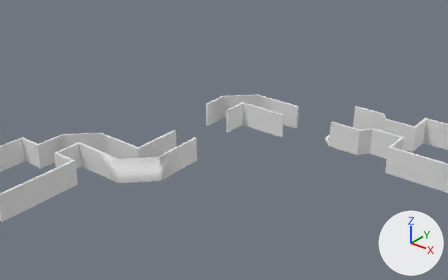
A saved change to the FBX model StageData/Stage1/Stage_1_Wall.fbx.
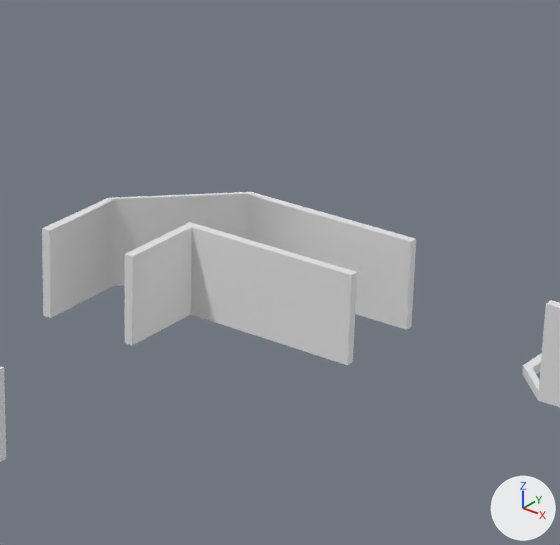
The first picture shows the older version from a 50 mm camera at (183.5, -70.7, 115.4) aimed at (37.1, 112.3, 1.9). The close-ups show both versions on the part from 44% to 75% of the width and 17% to 65% of the height of that picture. The lights are fixed; the arrows at lower right show +X, +Y and +Z. Where no turn or scale is listed for an object, it has been applied to the vertices.

Names of what the first close-up shows: '平面.007', '平面.008', '平面.010'.
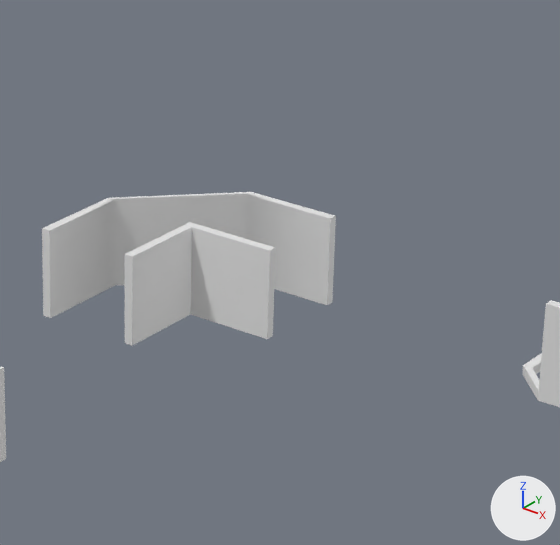
What differs and where, as boxes (x1, y1, x2, y2) in the close-ups (560 x 545 px):
'平面.008', deleted
    before: (267, 216, 416, 365)

Edits to the bpy script that builds the scene:
```text
Remove ob_平面_008:
    ob_平面_008 = bpy.data.objects.new('平面.008', me_平面_021)
    ob_平面_008.location = (53.0, 130.0, 5.0)
```
